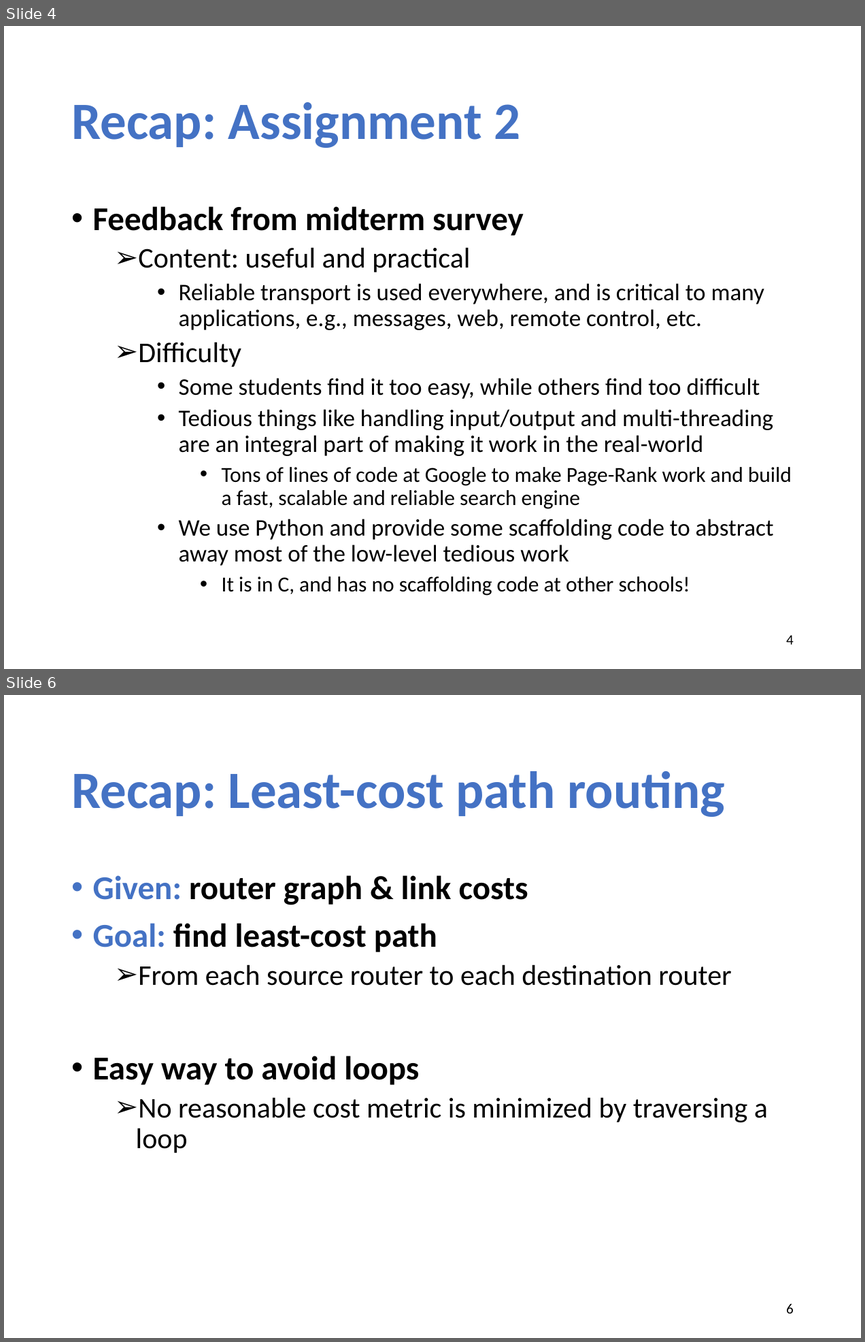
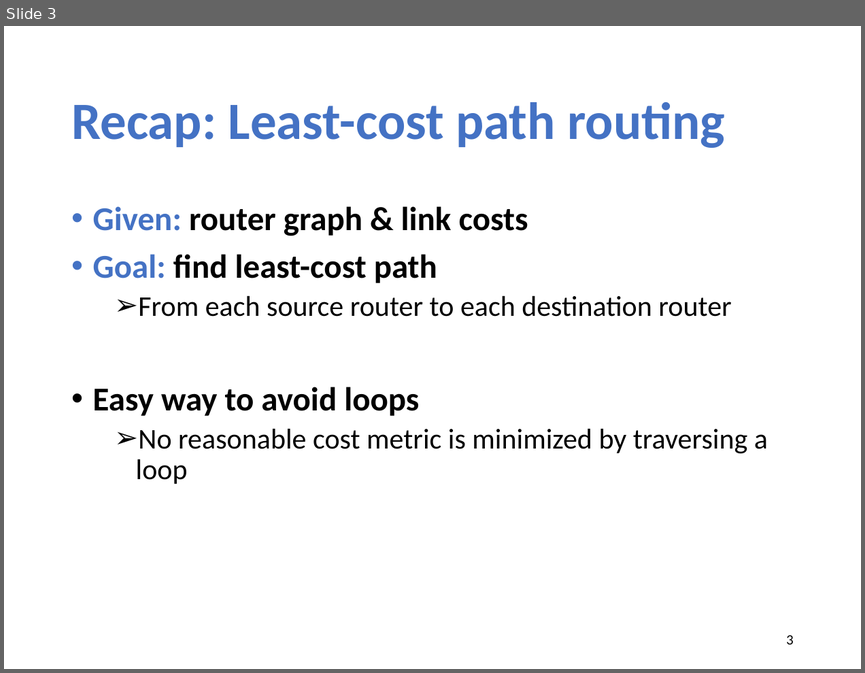
Before and after one commit to xinjin/course-net, a slide deck: slides/lec13_routing_algorithms.pptx. Shown one above the other, each under a label of ours: slides 4 and 6 before the commit, slide 3 after it; the slides between them are not shown. The pictures are 865x1342 and 865x673 pixels, drawn with LibreOffice and Linux fonts; fonts in the diff are those of the drawing. Boxes give left, top, right and bottom in pixels: in the first picture for what was removed or moved away, otherwise in the second. Text is boxed around its words. In the diff, an @@ line names an element or a change of style, - is before the commit and + after.

```diff
--- a/slides/lec13_routing_algorithms.pptx
+++ b/slides/lec13_routing_algorithms.pptx
@@ slide 4 removed at [4,26,861,669], background #FFFFFF @@
@@ title removed at [71,102,520,148] @@
-Recap: Assignment 2
@@ text removed at [93,206,791,595] @@
-• Feedback from midterm survey
-  ➢ Content: useful and practical
-    • Reliable transport is used everywhere, and is critical to many applications, e.g., messages, web, remote control, etc.
-  ➢ Difficulty
-    • Some students find it too easy, while others find too difficult
-    • Tedious things like handling input/output and multi-threading are an integral part of making it work in the real-world
-      • Tons of lines of code at Google to make Page-Rank work and build a fast, scalable and reliable search engine
-    • We use Python and provide some scaffolding code to abstract away most of the low-level tedious work
-      • It is in C, and has no scaffolding code at other schools!
@@ page number removed at [786,635,793,644] @@
-4
@@ what was slide 6 is now slide 3 @@
@@ page number at [786,635,793,644]: text changed @@
-6
+3
```
Also in this commit, not shown: 3 slides changed, 1 slide added, 2 other slides removed, 2 other files.
